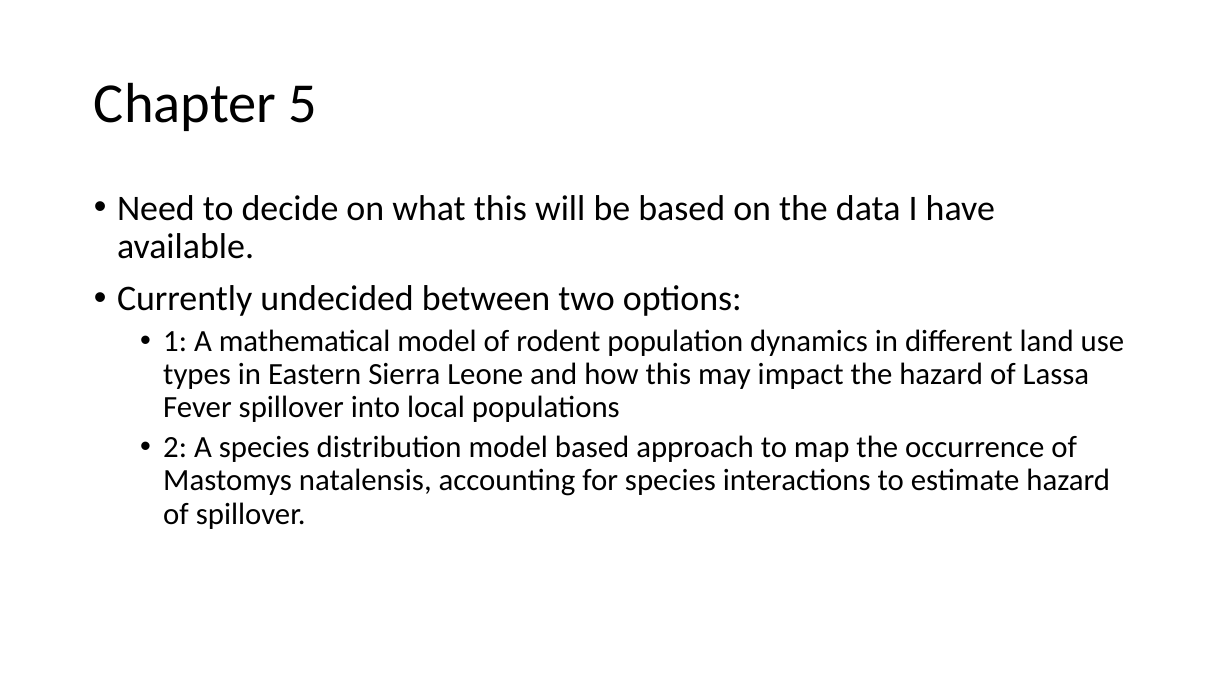
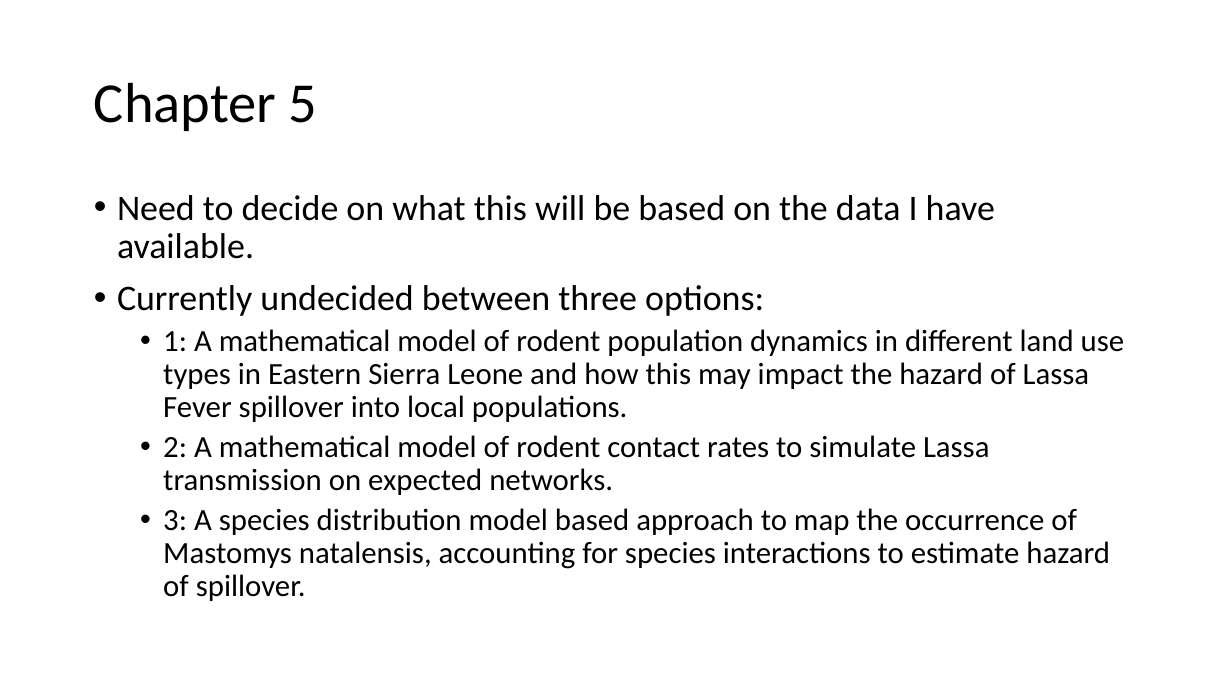
Before and after one commit to DidDrog11/phd_project, a slide deck: slide 9 of reports/supervisor_meeting_update/meeting_presentation_2022-11-23.pptx. Drawn at 1232x693 pixels with LibreOffice and Linux fonts; fonts in the diff are those of the drawing. Boxes give left, top, right and bottom in pixels: in the first picture for what was removed or moved away, otherwise in the second. Text is boxed around its words. In the diff, an @@ line names an element or a change of style, - is before the commit and + after.

```diff
--- a/reports/supervisor_meeting_update/meeting_presentation_2022-11-23.pptx
+++ b/reports/supervisor_meeting_update/meeting_presentation_2022-11-23.pptx
@@ text at box(117, 285, 1125, 601): text changed @@
-• Currently undecided between two options:
-  • 1: A mathematical model of rodent population dynamics in different land use types in Eastern Sierra Leone and how this may impact the hazard of Lassa Fever spillover into local populations
-  • 2: A species distribution model based approach to map the occurrence of Mastomys natalensis, accounting for species interactions to estimate hazard of spillover.
+• Currently undecided between three options:
+  • 1: A mathematical model of rodent population dynamics in different land use types in Eastern Sierra Leone and how this may impact the hazard of Lassa Fever spillover into local populations.
+  • 2: A mathematical model of rodent contact rates to simulate Lassa transmission on expected networks.
+  • 3: A species distribution model based approach to map the occurrence of Mastomys natalensis, accounting for species interactions to estimate hazard of spillover.
```
Also in this commit, not shown: 2 other slides changed, 1 slide added, 6 other files.
